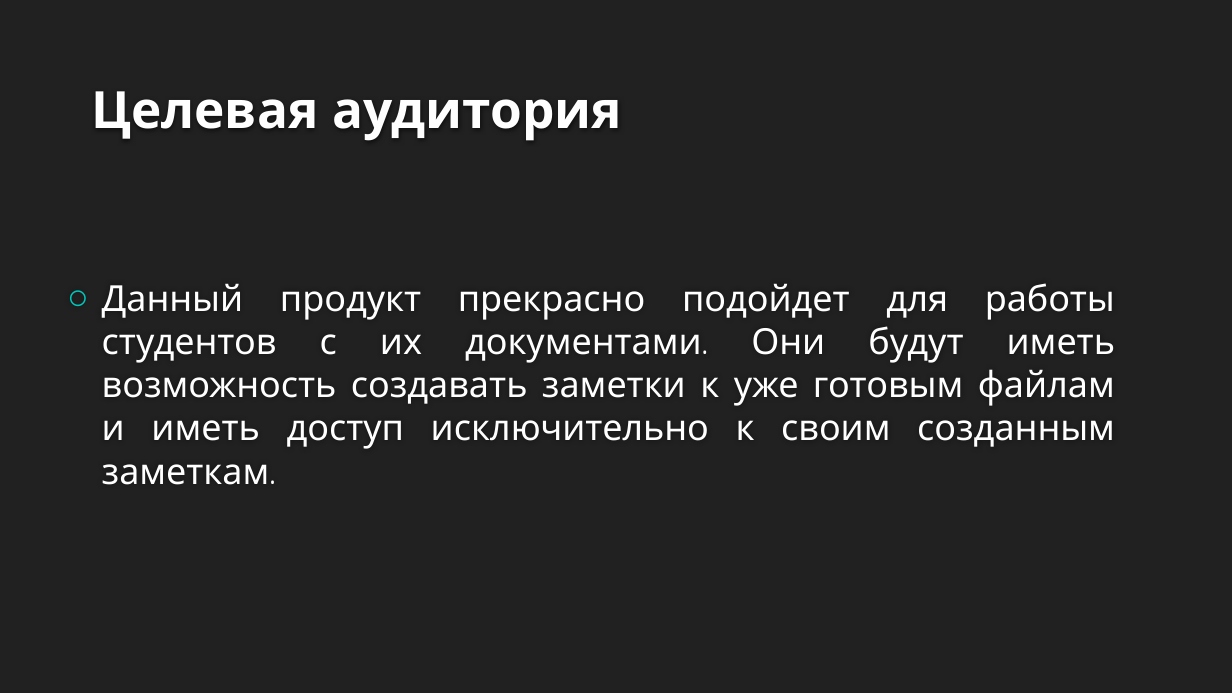
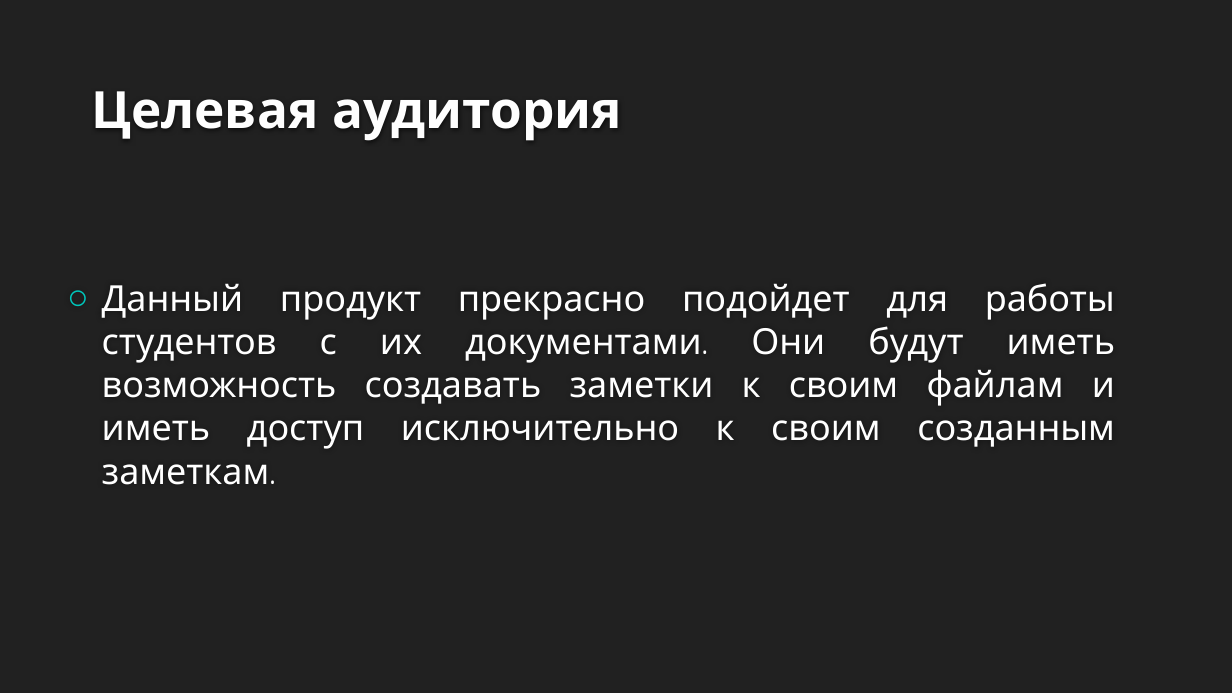
Before and after one commit to asyapfly/istu-lab-upp-2018-2019, a slide deck: slide 4 of Теплякова_Буранова_SimpleNote2/л.р.1.pptx. Drawn at 1232x693 pixels with LibreOffice and Linux fonts; fonts in the diff are those of the drawing; background and template pictures are left out. Boxes give left, top, right and bottom in pixels: in the first picture for what was removed or moved away, otherwise in the second. Text is boxed around its words. In the diff, an @@ line names an element or a change of style, - is before the commit and + after.

```diff
--- a/Теплякова_Буранова_SimpleNote2/л.р.1.pptx
+++ b/Теплякова_Буранова_SimpleNote2/л.р.1.pptx
@@ text at (102,283,1116,485): text changed @@
-○ Данный продукт прекрасно подойдет для работы студентов с их документами. Они будут иметь возможность создавать заметки к уже готовым файлам и иметь доступ исключительно к своим созданным заметкам.
+○ Данный продукт прекрасно подойдет для работы студентов с их документами. Они будут иметь возможность создавать заметки к своим файлам и иметь доступ исключительно к своим созданным заметкам.
```
Also in this commit, not shown: 2 other slides changed, 1 other file.
